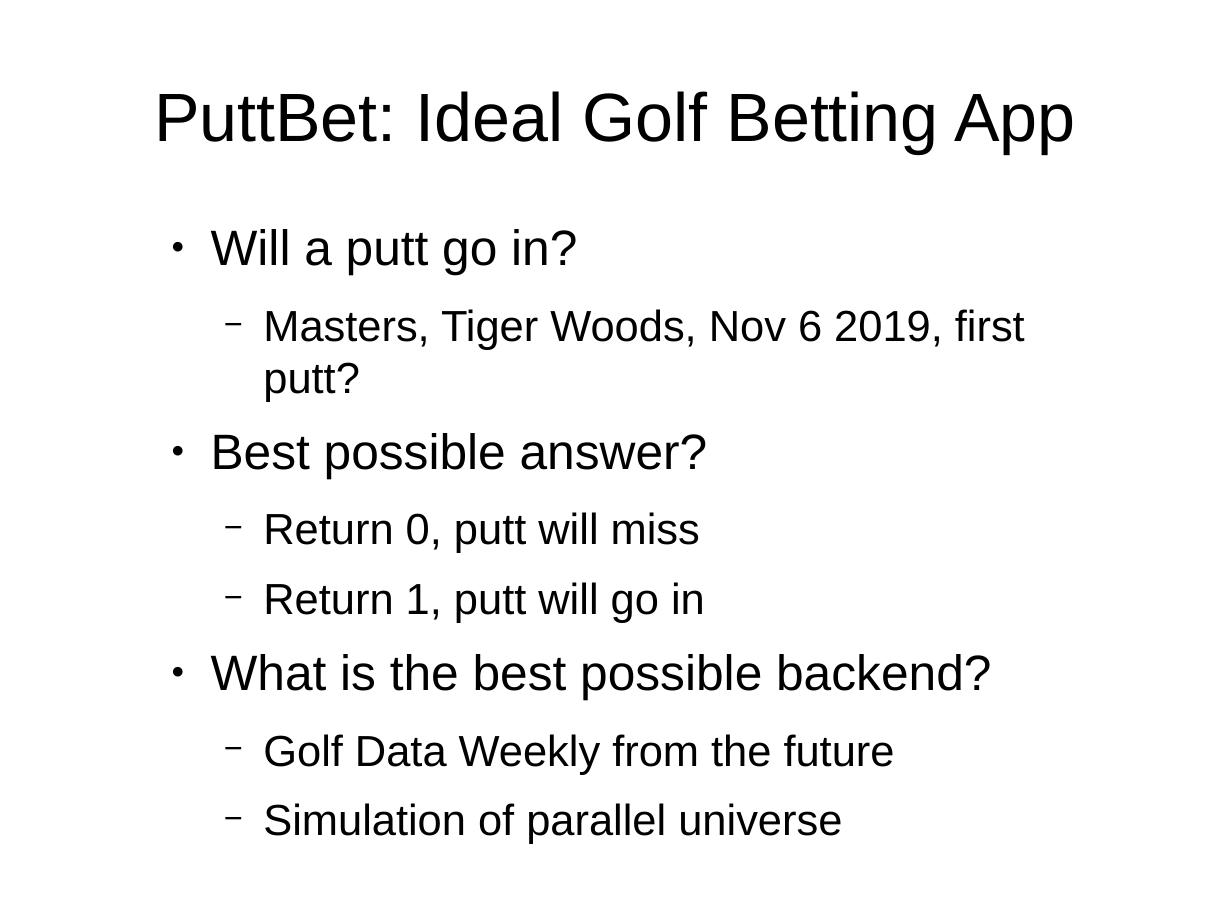
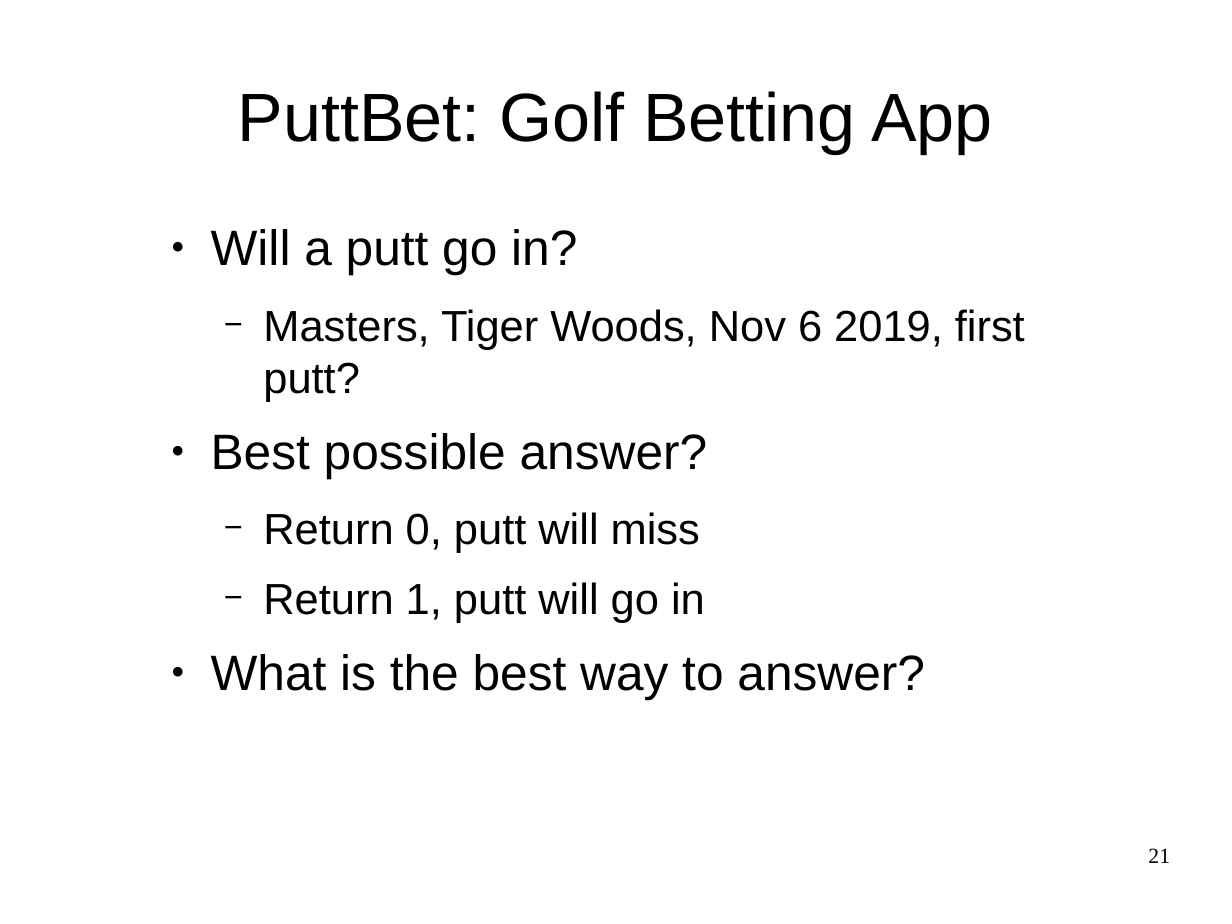
Before and after one commit to breckbaldwin/StanIsThePlanDist, a slide deck: slide 21 of slides/StanIsThePlanPyData.odp (slide 4 before the commit). Drawn at 1232x924 pixels with LibreOffice and Linux fonts; fonts in the diff are those of the drawing. Boxes give left, top, right and bottom in pixels: in the first picture for what was removed or moved away, otherwise in the second. Text is boxed around its words. In the diff, an @@ line names an element or a change of style, - is before the commit and + after.

```diff
--- a/slides/StanIsThePlanPyData.odp
+++ b/slides/StanIsThePlanPyData.odp
@@ title at (238,91,992,153): text changed @@
-PuttBet: Ideal Golf Betting App
+PuttBet: Golf Betting App
@@ text at (211,654,925,700): text changed; size 28 to 32 pt @@
-● What is the best possible backend?
-  − Golf Data Weekly from the future
-  − Simulation of parallel universe
+● What is the best way to answer?
@@ page number added at (1148,848,1170,863), 14 pt, text #000000 @@
+21
```
Also in this commit, not shown: 32 other slides changed, 21 slides added, 12 slides removed.
